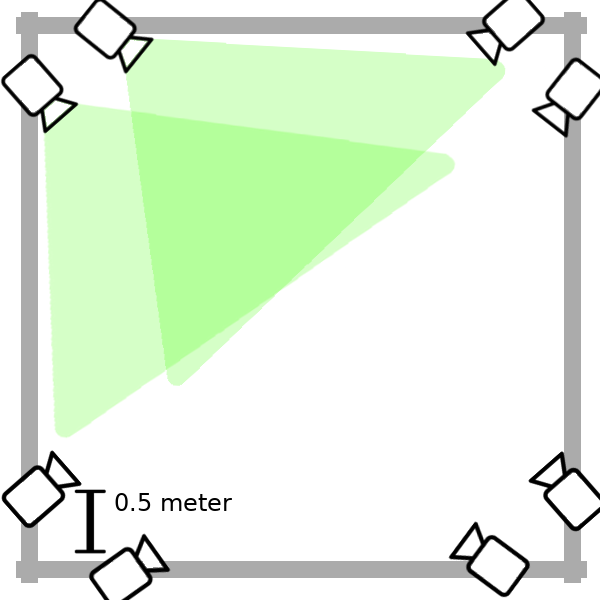
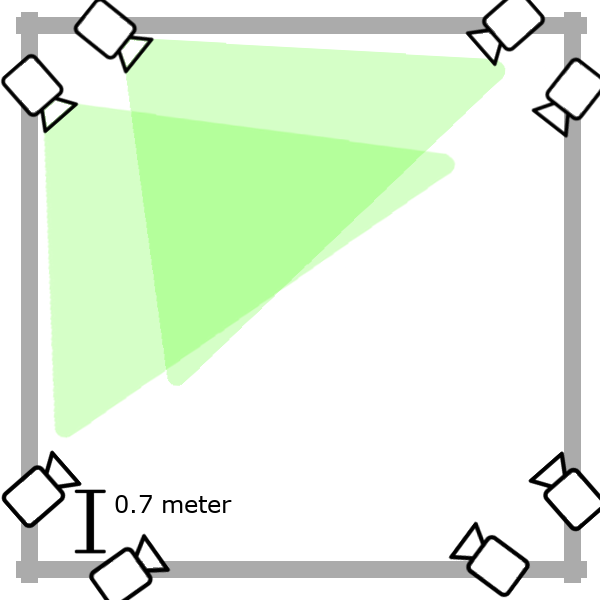
Before/after of a 600px x 600px layered artwork. What changed in the layer stack:
renamed "0.5 meter" to "0.7 meter", painted on it over [115, 493, 232, 513]
